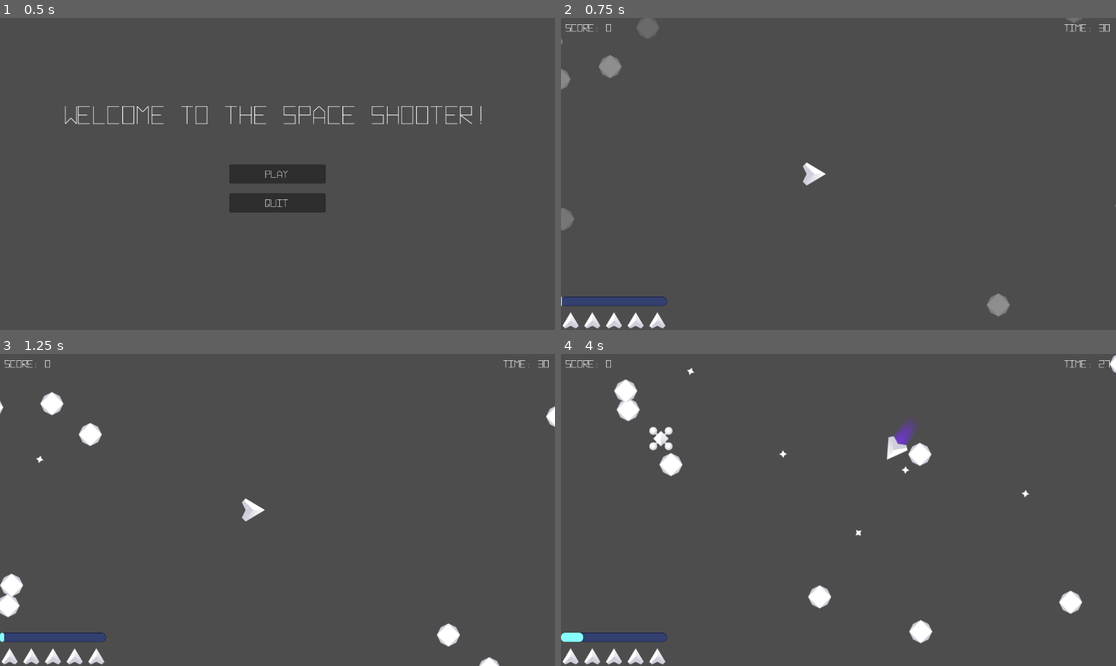
Above: before the commit, frames 1-4 (two rows, left to right).
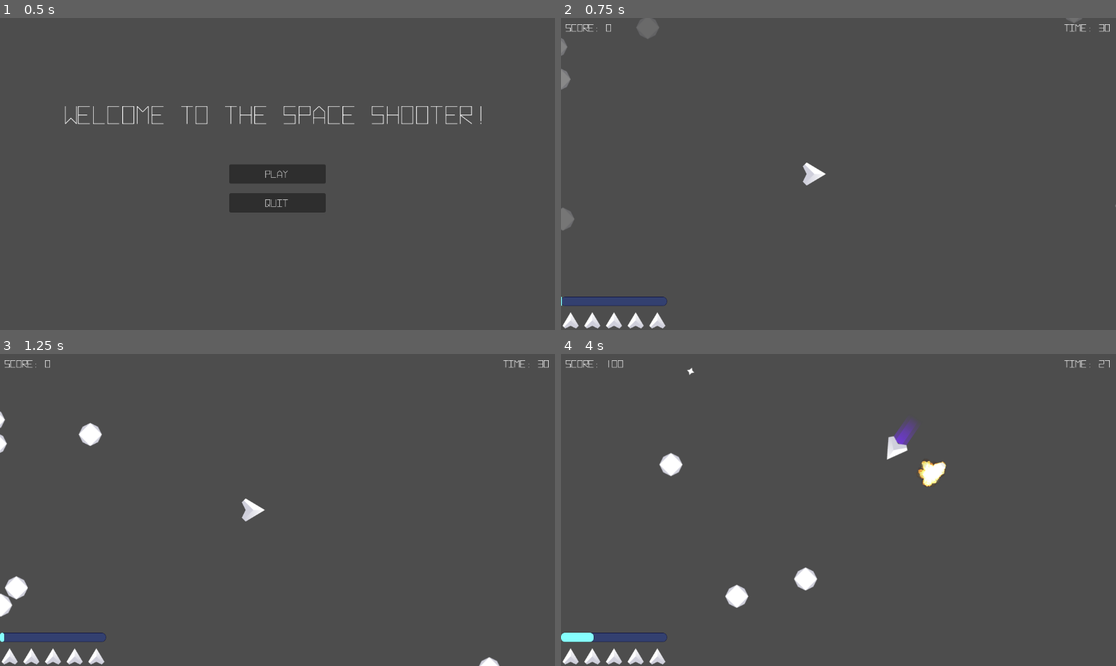
Above: after the commit, the same moments.

Repository: jtlung/Space-Shooter
Game: Godot game, scene res://UI/main_menu.tscn
The game is run twice, just before and just after one commit, with the same random seed, the same clock (stepped at 60 frames per second) and the same inputs.
Inputs (mouse positions are in pixels of both pictures, inside the frame that each line leads up to):
- Up to frame 1 (0.5 s): no input
- Up to frame 2 (0.75 s): click "Play" at 0.5 s
- Up to frame 3 (1.25 s): no input
- Up to frame 4 (4 s): move the mouse to (960, 494) at 1.27 s; hold W (Forward) 1.28-2.03 s; click (960, 494) at 1.35 s; move the mouse to (727, 525) at 2.02 s; click (727, 525) at 2.1 s; move the mouse to (894, 441) at 2.77 s; hold W (Forward) from 2.78 s (still down); click (894, 441) at 2.85 s; move the mouse to (810, 572) at 3.52 s; click (810, 572) at 3.6 s

Frame 1 is identical in both runs. In frame 2, 0.5% of the frame differs, in the area x 0-81%, y 6-96%; in frame 3, 0.9%; in frame 4, 2.4%, in the area x 3-100%, y 0-93%.

Commit message:
update 2
changed enemy spawning

Diff:
--- a/Asteroid/asteroid.tscn
+++ b/Asteroid/asteroid.tscn
@@ -11,4 +11,3 @@
 
 [node name="CollisionPolygon2D" type="CollisionPolygon2D" parent="."]
 polygon = PackedVector2Array(0, -24, -16, -16, -24, 0, -16, 17, 0, 25, 17, 16, 24, 0, 16, -16)
-disabled = true
--- a/Enemy.gd
+++ b/Enemy.gd
@@ -2,14 +2,20 @@
 
 var Bullet = load("res://Enemy/enemy_bullet.tscn")
 var health = 10
-var y_positions = [100,150,200,500,550]
+#var y_positions = [100,150,200,500,550]
 var initial_position = Vector2.ZERO
-var direction = Vector2(1.5,0)
+var direction = Vector2.ZERO
 var wobble = 30.0
 
 func _ready():
-	initial_position.x = -100
-	initial_position.y = y_positions[randi()%y_positions.size()]
+	if randi_range(0,1):
+		initial_position.x = -100
+		initial_position.y = randi_range(0,Global.VP.y)
+		direction = Vector2(1.5,0)
+	else:
+		initial_position.x = Global.VP.x+100
+		initial_position.y = randi_range(0,get_viewport().size.y)
+		direction = Vector2(-1.5,0)
 	position = initial_position
 
 func _physics_process(_delta):
--- a/Enemy/enemy.tscn
+++ b/Enemy/enemy.tscn
@@ -16,7 +16,6 @@
 polygon = PackedVector2Array(-19, -24, 19, -24, 24, -19, 24, 19, 19, 24, -19, 24, -24, 19, -24, -19)
 
 [node name="Timer" type="Timer" parent="."]
-wait_time = 0.5
 autostart = true
 
 [node name="Area2D" type="Area2D" parent="."]
--- /dev/null
+++ b/game.gd
@@ -0,0 +1,17 @@
+extends Node2D
+var Enemy = load("res://Enemy/enemy.tscn")
+# Called when the node enters the scene tree for the first time.
+func _ready():
+	pass # Replace with function body.
+
+
+# Called every frame. 'delta' is the elapsed time since the previous frame.
+func _process(delta):
+	pass
+
+
+func _on_enemy_timer_timeout():
+	var enemyContainer = get_node("Enemy_Container")
+	var enemy = Enemy.instantiate()
+	enemyContainer.add_child(enemy)
+	pass # Replace with function body.
--- a/game.tscn
+++ b/game.tscn
@@ -1,9 +1,8 @@
-[gd_scene load_steps=11 format=3 uid="uid://die1ydhyglsig"]
+[gd_scene load_steps=10 format=3 uid="uid://die1ydhyglsig"]
 
+[ext_resource type="Script" path="res://game.gd" id="1_anrcv"]
 [ext_resource type="PackedScene" uid="uid://d3kre313jl7ue" path="res://Player/player.tscn" id="1_wrj3d"]
 [ext_resource type="Script" path="res://Player/Player_Container.gd" id="2_0tosa"]
-[ext_resource type="PackedScene" uid="uid://s16cn882og8c" path="res://Asteroid/asteroid.tscn" id="2_xqvt7"]
-[ext_resource type="PackedScene" uid="uid://pxekkledw8t4" path="res://Enemy/enemy.tscn" id="3_jcygv"]
 [ext_resource type="FontFile" uid="uid://b4ha6ql8y4dwe" path="res://Assets/hyperspace/Hyperspace Bold.otf" id="5_o6pux"]
 [ext_resource type="Script" path="res://UI/HUD.gd" id="5_w4ywb"]
 [ext_resource type="Script" path="res://UI/Menu.gd" id="7_rddxt"]
@@ -31,14 +30,9 @@
 shadow_size = 1
 
 [node name="Game" type="Node2D"]
+script = ExtResource("1_anrcv")
 
 [node name="Asteroid_Container" type="Node2D" parent="."]
-
-[node name="Asteroid" parent="Asteroid_Container" instance=ExtResource("2_xqvt7")]
-position = Vector2(100, 100)
-
-[node name="Asteroid2" parent="Asteroid_Container" instance=ExtResource("2_xqvt7")]
-position = Vector2(900, 600)
 
 [node name="Player_Container" type="Node2D" parent="."]
 script = ExtResource("2_0tosa")
@@ -47,9 +41,6 @@
 position = Vector2(526, 324)
 
 [node name="Enemy_Container" type="Node2D" parent="."]
-
-[node name="Enemy" parent="Enemy_Container" instance=ExtResource("3_jcygv")]
-position = Vector2(400, 200)
 
 [node name="Effects" type="Node2D" parent="."]
 
@@ -183,6 +174,11 @@
 theme_override_fonts/font = ExtResource("5_o6pux")
 text = "Quit Game"
 
+[node name="enemyTimer" type="Timer" parent="."]
+wait_time = 6.0
+autostart = true
+
 [connection signal="timeout" from="UI/HUD/Timer" to="UI/HUD" method="_on_timer_timeout"]
 [connection signal="pressed" from="UI/Menu/Restart" to="UI/Menu" method="_on_restart_pressed"]
 [connection signal="pressed" from="UI/Menu/Quit" to="UI/Menu" method="_on_quit_pressed"]
+[connection signal="timeout" from="enemyTimer" to="." method="_on_enemy_timer_timeout"]
--- a/global.gd
+++ b/global.gd
@@ -6,6 +6,8 @@
 var time = 0
 var boost = 0
 var Asteroid = load("res://Asteroid/asteroid.tscn")
+var maxAsteroid = 6
+
 
 func _ready():
 	process_mode = Node.PROCESS_MODE_ALWAYS
@@ -31,7 +33,7 @@
 	if Asteroid_Container != null and Enemy_Container != null:
 		var AsteroidNum = Asteroid_Container.get_child_count()
 		var EnemyNum = Enemy_Container.get_child_count()
-		if AsteroidNum < 8:
+		if AsteroidNum < maxAsteroid:
 			var newAsteroid = Asteroid.instantiate()
 			Asteroid_Container.add_child(newAsteroid)
 			if randi_range(0,1):
